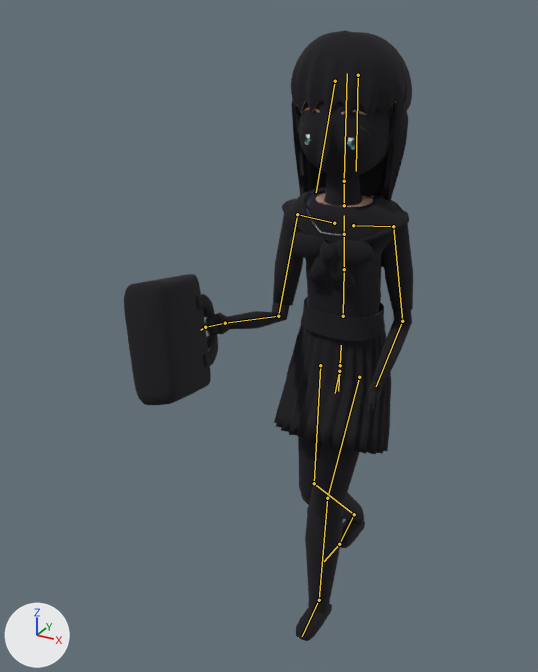
Renders of the FBX model unity/KatsushikaCampusDays/Assets/Models/Characters/mirai/mirai.fbx from each side of a commit.
One viewpoint serves both versions: a 50 mm lens placed at (0.705, -1.687, 1.674), pointed at (-0.102, -0.221, 0.941). Lighting does not change. The marker at lower left points along +X, +Y and +Z. The older version comes first. Both versions are drawn at frame 1 of the action 'Armature|Run'; the numbers are the values there. The bones that change, and the others that lie on the model, are drawn over the model as lines.

In view in the first picture: 'mirai', 'mirai_outline'.
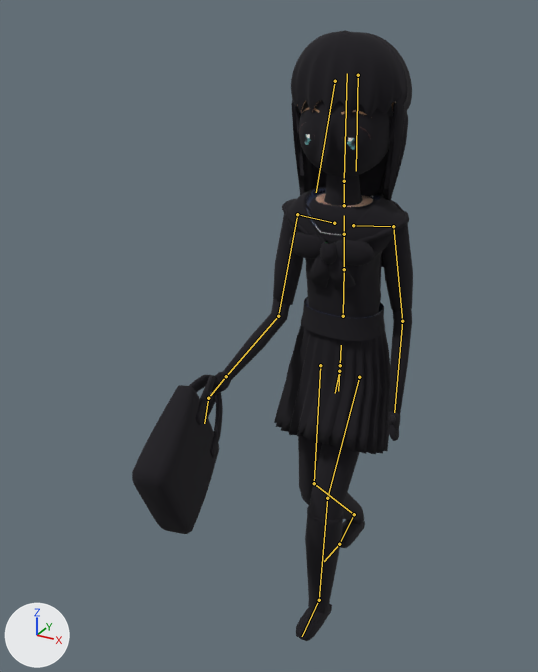
Pixel boxes [x1, y1, x2, y2] of what changed, in the pictures (538 x 672 px):
'mirai_outline', posed
    before: [124, 30, 413, 641]
    after: [132, 30, 413, 641]
bone 'LeftLowerArm', root to tip
    before: (402, 321) to (376, 386)
    after: (402, 321) to (394, 412)
bone 'RightLowerArm', root to tip
    before: (278, 316) to (225, 323)
    after: (278, 316) to (226, 376)

The change in detail:
Bone 'LeftLowerArm' (bone_leftlowerarm) turns from (-66, -27, -28) to (-29, -4, -32) degrees about its own x, y and z.
Bone 'RightLowerArm' (bone_rightlowerarm) turns from (-77, 34, 23) to (-39, 13, 33) degrees about its own x, y and z.
